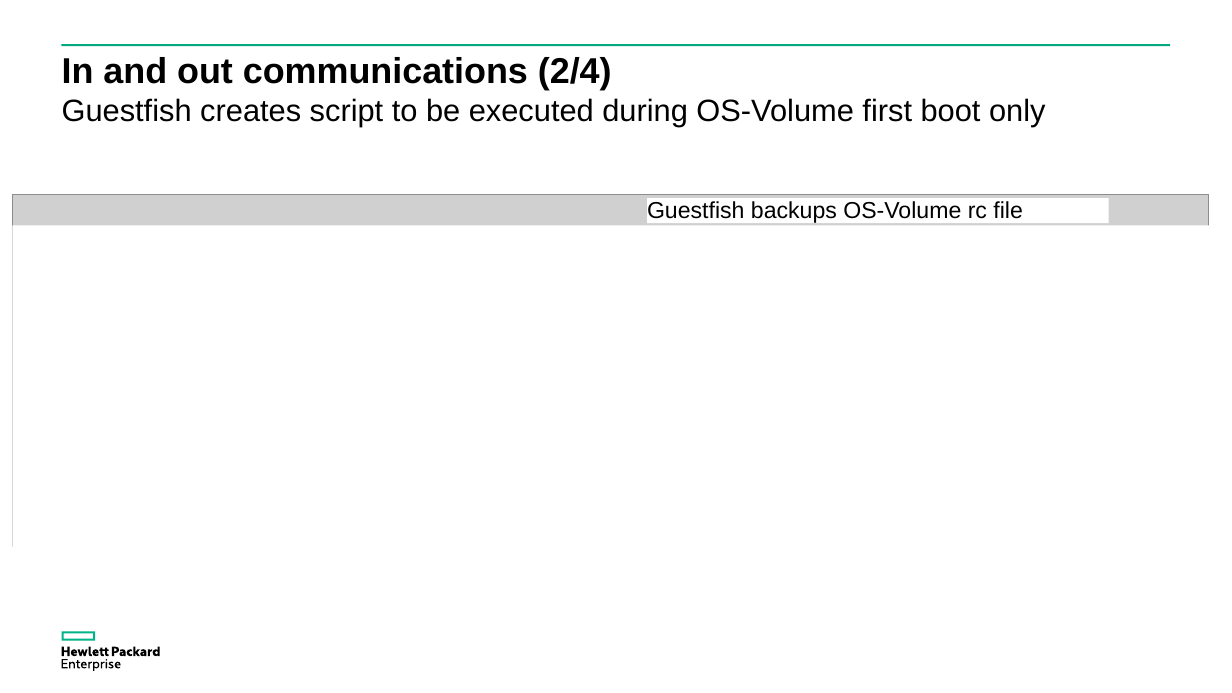
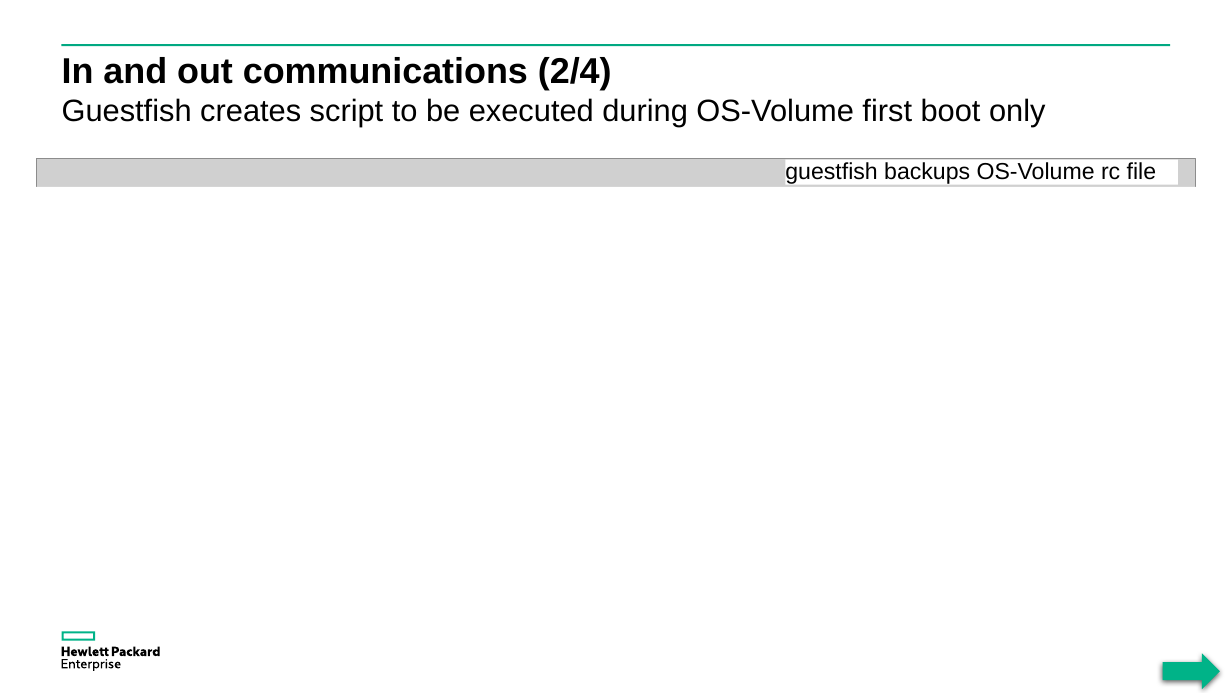
Before and after one commit to donzef/image-streamer-linux, a slide deck: slide 22 of docs/Guestfish-and-ImageStreamer.ppsx. Drawn at 1232x693 pixels with LibreOffice and Linux fonts; fonts in the diff are those of the drawing; grey boxes stand for pictures. Boxes give left, top, right and bottom in pixels: in the first picture for what was removed or moved away, otherwise in the second. Text is boxed around its words. In the diff, an @@ line names an element or a change of style, - is before the commit and + after.

```diff
--- a/docs/Guestfish-and-ImageStreamer.ppsx
+++ b/docs/Guestfish-and-ImageStreamer.ppsx
@@ picture: place and size @@
-picture at [12, 195, 1209, 547]
+picture at [36, 158, 1195, 534]
@@ text at [785, 162, 1156, 184]: text changed @@
-Guestfish backups OS-Volume rc file
+guestfish backups OS-Volume rc file
@@ text "guestfish backups OS-Volume rc file": place and size @@
-text "guestfish backups OS-Volume rc file" at [647, 198, 1109, 223]
+text "guestfish backups OS-Volume rc file" at [785, 162, 1156, 184]
@@ rectangle: place and size @@
-rectangle at [12, 226, 1225, 555]
+rectangle at [30, 187, 1203, 555]
@@ right arrow added at [1163, 653, 1220, 689], fill #00B388 @@
```
Also in this commit, not shown: 22 other slides changed.
